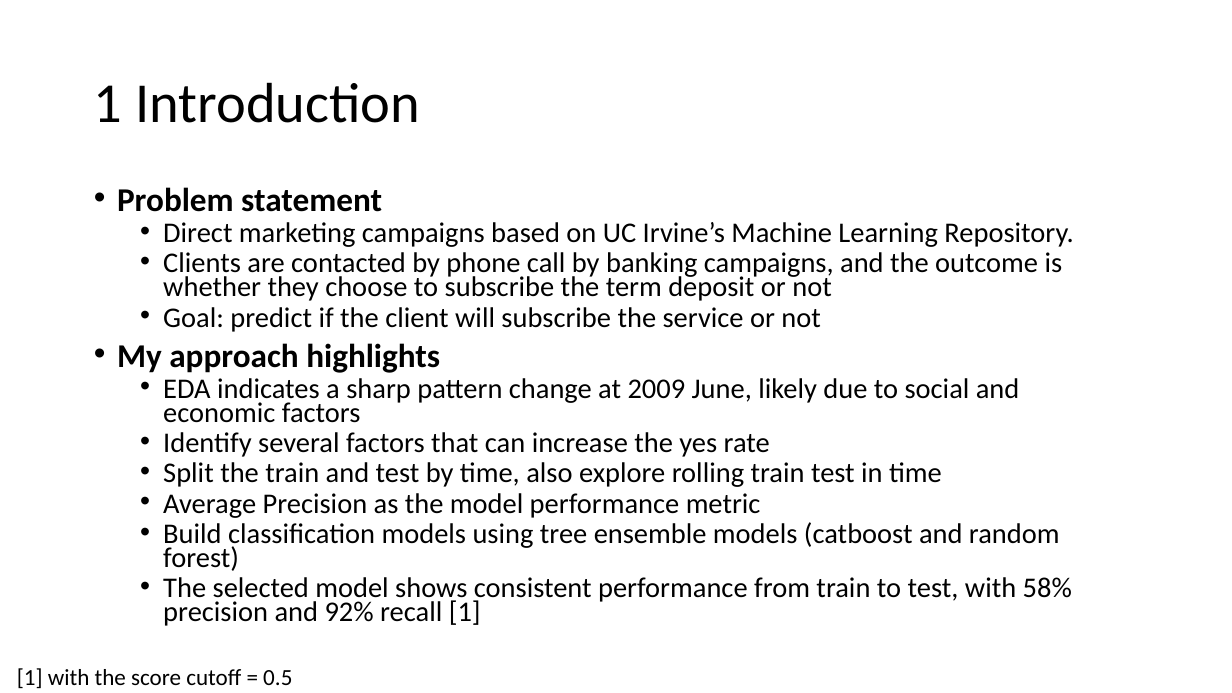
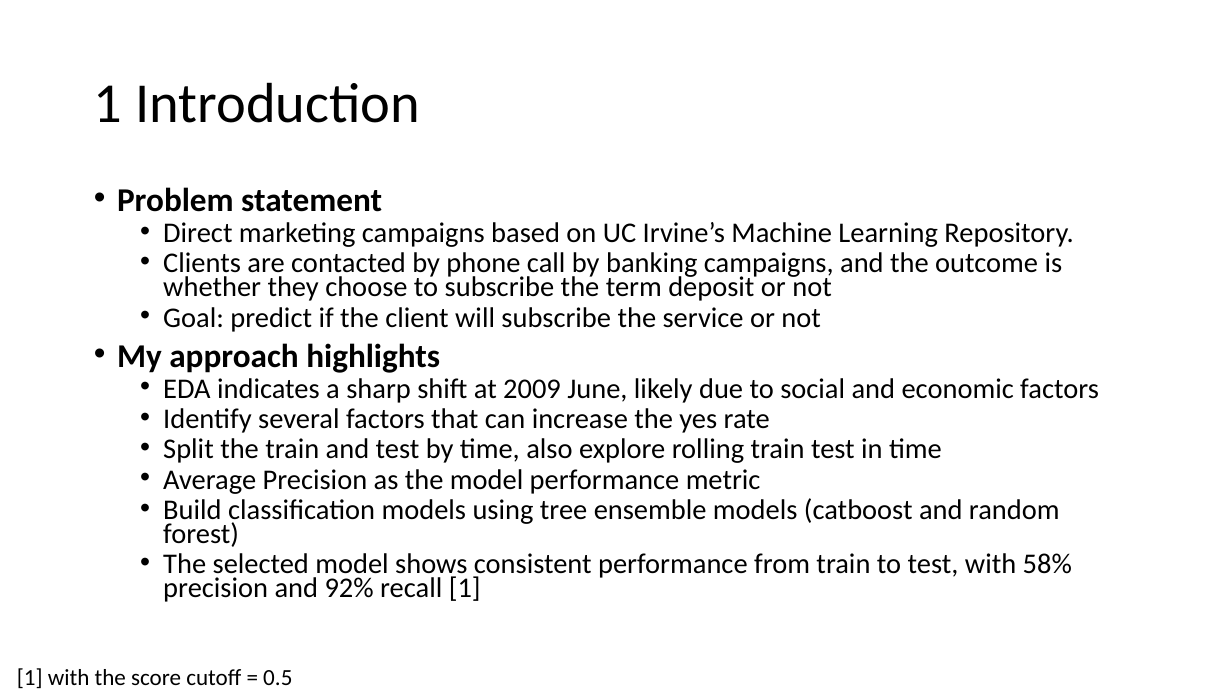
Before and after one commit to jianghan2013/UCI_data, a slide deck: slide 2 of ds_challenge_presentation_HanJiang.pptx. Drawn at 1232x693 pixels with LibreOffice and Linux fonts; fonts in the diff are those of the drawing. Boxes give left, top, right and bottom in pixels: in the first picture for what was removed or moved away, otherwise in the second. Text is boxed around its words. In the diff, an @@ line names an element or a change of style, - is before the commit and + after.

```diff
--- a/ds_challenge_presentation_HanJiang.pptx
+++ b/ds_challenge_presentation_HanJiang.pptx
@@ text at (x1=163, y1=378, x2=1099, y2=403): text changed @@
-  • EDA indicates a sharp pattern change at 2009 June, likely due to social and economic factors
+  • EDA indicates a sharp shift at 2009 June, likely due to social and economic factors
```
Also in this commit, not shown: 7 other slides changed.
